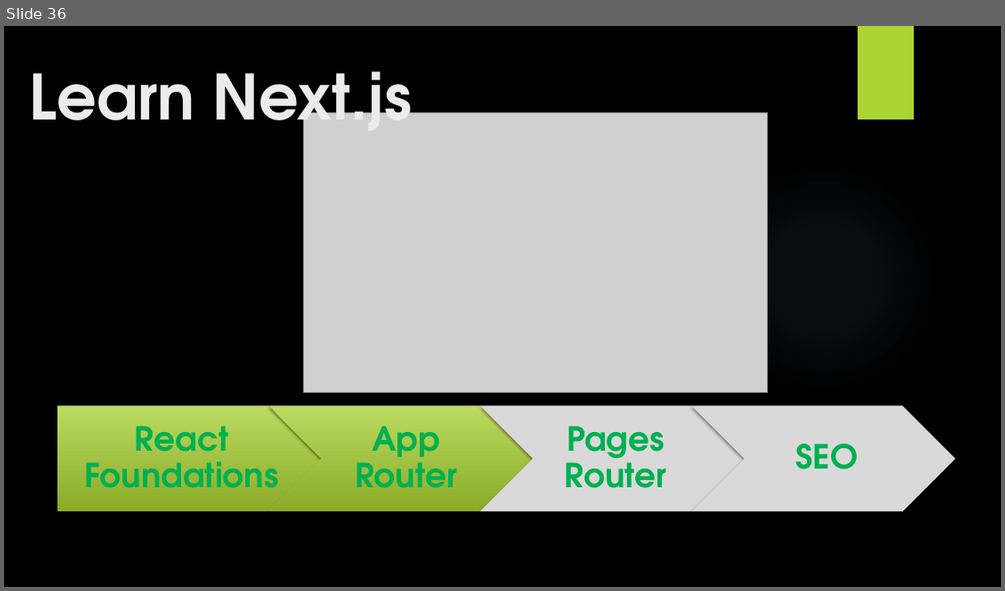
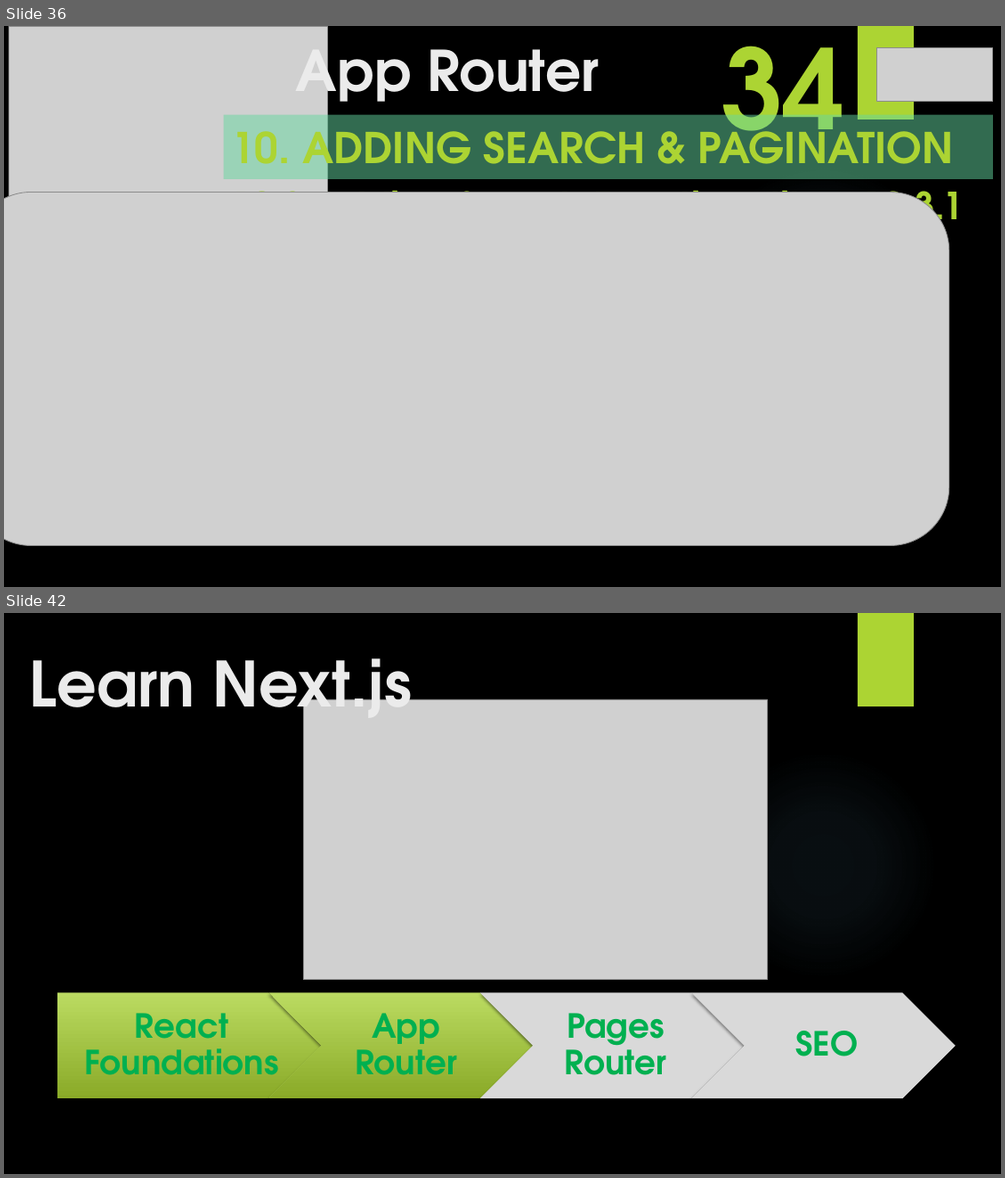
Before and after one commit to yasenstar/learn_javascript, a slide deck: learn_nextjs/2_App_Router/App_Router.pptx. Shown one above the other, each under a label of ours: slide 36 before the commit, slides 36 and 42 after it; the slides between them are not shown. The pictures are 1005x591 and 1005x1178 pixels, drawn with LibreOffice and Linux fonts; fonts in the diff are those of the drawing; grey boxes stand for pictures; background and template pictures are left out. Boxes give left, top, right and bottom in pixels: in the first picture for what was removed or moved away, otherwise in the second. Text is boxed around its words. In the diff, an @@ line names an element or a change of style, - is before the commit and + after.

```diff
--- a/learn_nextjs/2_App_Router/App_Router.pptx
+++ b/learn_nextjs/2_App_Router/App_Router.pptx
@@ slide 36 added at <box>4,26,1001,587</box>, background picture (left out); not listed: 2 template elements that a slide beside it also shows @@
@@ picture added at <box>8,26,327,229</box> @@
@@ title added at <box>296,30,599,114</box>, 54 pt, text #EBEBEB, bold @@
+App Router
@@ text added at <box>721,26,845,164</box>, 106.4 pt, text #ACD433, bold @@
+34
@@ picture added at <box>877,48,993,102</box> @@
@@ subtitle added at <box>224,115,994,179</box>, fill #65D6A0 at 50% opacity, 40.8 pt, text #ACD433, bold @@
+10. ADDING SEARCH & PAGINATION
@@ text added at <box>231,179,963,235</box>, 36 pt, text #ACD433, bold @@
+10.3 Adding Search Functionality – 10.3.1
@@ picture added at <box>4,192,949,546</box> @@
@@ what was slide 36 is now slide 42 @@
```
Also in this commit, not shown: 5 other slides added, 1 other file.
